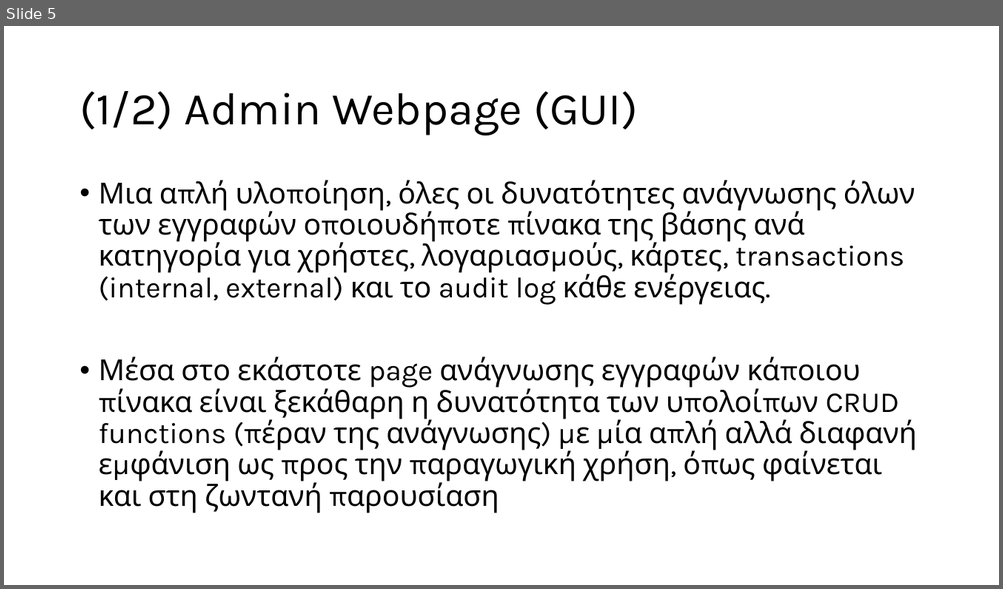
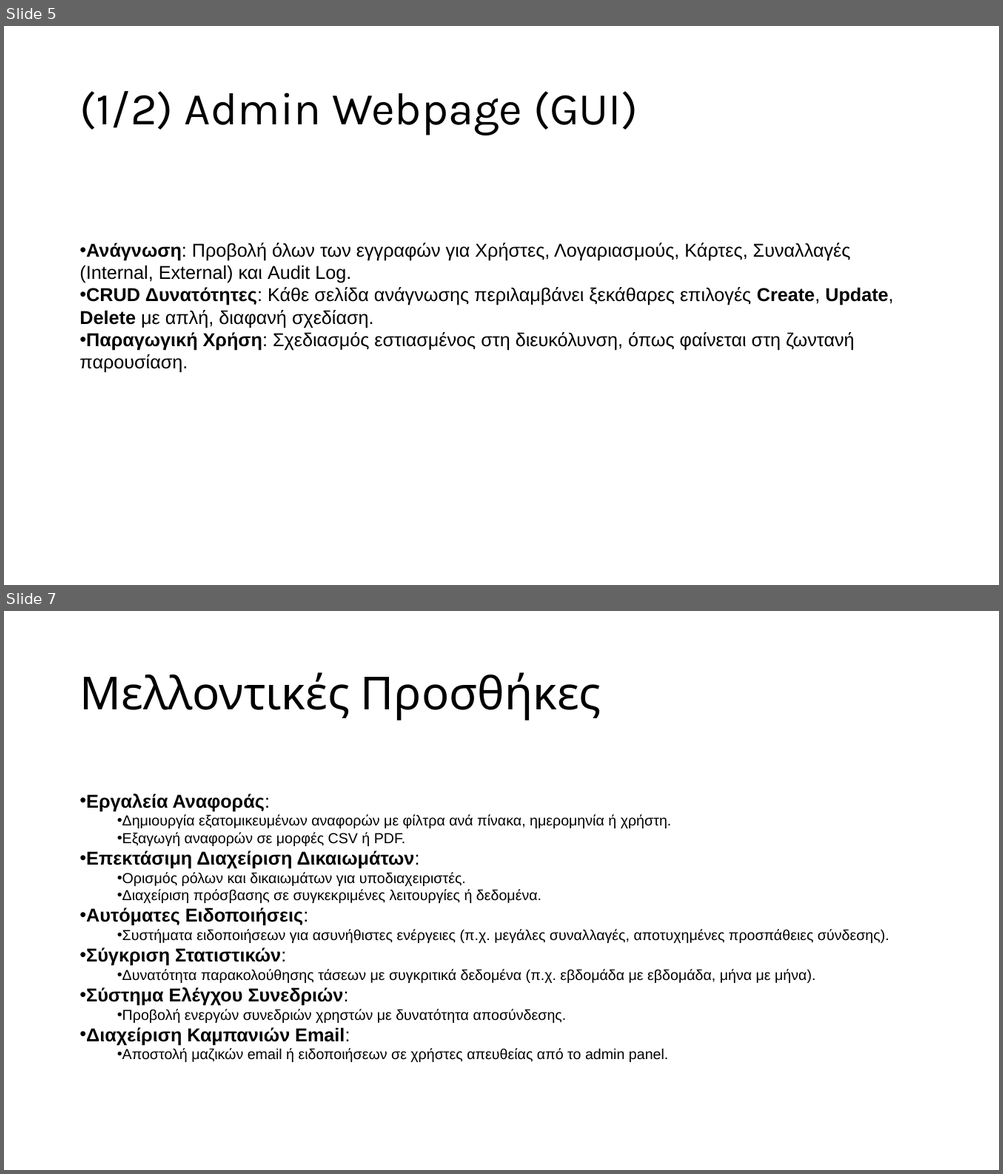
Before and after one commit to HOBBIEZ/ZDFinance, a slide deck: ΣΒΔ2 Παρουσίαση.pptx. Shown one above the other, each under a label of ours: slide 5 before the commit, slides 5 and 7 after it; the slides between them are not shown. The pictures are 1003x589 and 1003x1174 pixels, drawn with LibreOffice and Linux fonts; fonts in the diff are those of the drawing. Boxes give left, top, right and bottom in pixels: in the first picture for what was removed or moved away, otherwise in the second. Text is boxed around its words. In the diff, an @@ line names an element or a change of style, - is before the commit and + after.

```diff
--- a/ΣΒΔ2 Παρουσίαση.pptx
+++ b/ΣΒΔ2 Παρουσίαση.pptx
@@ slide 7 added at (x1=4, y1=611, x2=999, y2=1170), background #FFFFFF @@
@@ title added at (x1=79, y1=672, x2=601, y2=721), 44 pt, text #000000 @@
+Μελλοντικές Προσθήκες
@@ text added at (x1=86, y1=794, x2=889, y2=1062), 14 pt, text #000000 @@
+• Εργαλεία Αναφοράς:
+  • Δημιουργία εξατομικευμένων αναφορών με φίλτρα ανά πίνακα, ημερομηνία ή χρήστη.
+  • Εξαγωγή αναφορών σε μορφές CSV ή PDF.
+• Επεκτάσιμη Διαχείριση Δικαιωμάτων:
+  • Ορισμός ρόλων και δικαιωμάτων για υποδιαχειριστές.
+  • Διαχείριση πρόσβασης σε συγκεκριμένες λειτουργίες ή δεδομένα.
+• Αυτόματες Ειδοποιήσεις:
+  • Συστήματα ειδοποιήσεων για ασυνήθιστες ενέργειες (π.χ. μεγάλες συναλλαγές, αποτυχημένες προσπάθειες σύνδεσης).
+• Σύγκριση Στατιστικών:
+  • Δυνατότητα παρακολούθησης τάσεων με συγκριτικά δεδομένα (π.χ. εβδομάδα με εβδομάδα, μήνα με μήνα).
+• Σύστημα Ελέγχου Συνεδριών:
+  • Προβολή ενεργών συνεδριών χρηστών με δυνατότητα αποσύνδεσης.
+• Διαχείριση Καμπανιών Email:
+  • Αποστολή μαζικών email ή ειδοποιήσεων σε χρήστες απευθείας από το admin panel.
@@ slide 5 changed as well @@
@@ text "Ανάγνωση: Προβολή όλων των εγγραφών ..." at (x1=79, y1=243, x2=893, y2=373): vertical alignment top to middle @@
@@ text at (x1=79, y1=243, x2=893, y2=373): text changed; size 28 to 18 pt; font Karla to Arial @@
-• Μια απλή υλοποίηση, όλες οι δυνατότητες ανάγνωσης όλων των εγγραφών οποιουδήποτε πίνακα της βάσης ανά κατηγορία για χρήστες, λογαριασμούς, κάρτες, transactions (internal, external) και το audit log κάθε ενέργειας.
-• Μέσα στο εκάστοτε page ανάγνωσης εγγραφών κάποιου πίνακα είναι ξεκάθαρη η δυνατότητα των υπολοίπων CRUD functions (πέραν της ανάγνωσης) με μία απλή αλλά διαφανή εμφάνιση ως προς την παραγωγική χρήση, όπως φαίνεται και στη ζωντανή παρουσίαση
+• Ανάγνωση: Προβολή όλων των εγγραφών για Χρήστες, Λογαριασμούς, Κάρτες, Συναλλαγές (Internal, External) και Audit Log.
+• CRUD Δυνατότητες: Κάθε σελίδα ανάγνωσης περιλαμβάνει ξεκάθαρες επιλογές Create, Update, Delete με απλή, διαφανή σχεδίαση.
+• Παραγωγική Χρήση: Σχεδιασμός εστιασμένος στη διευκόλυνση, όπως φαίνεται στη ζωντανή παρουσίαση.
```
Also in this commit, not shown: 4 other slides changed, 6 other slides added, 2 slides removed.
